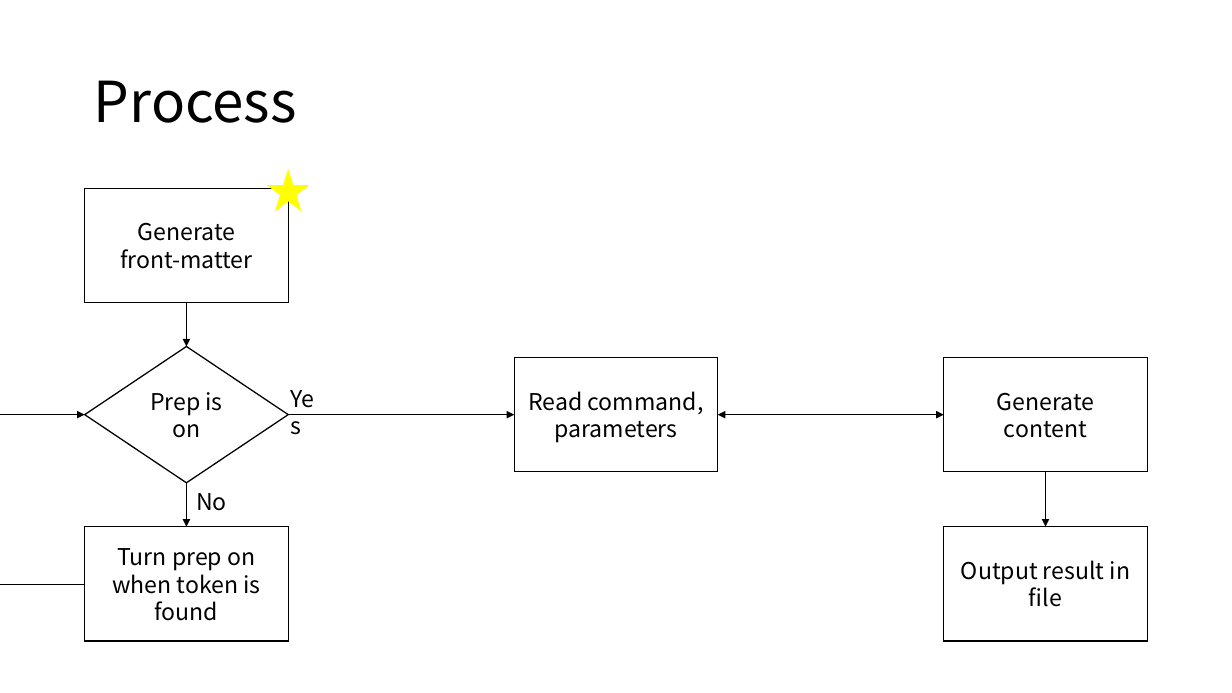
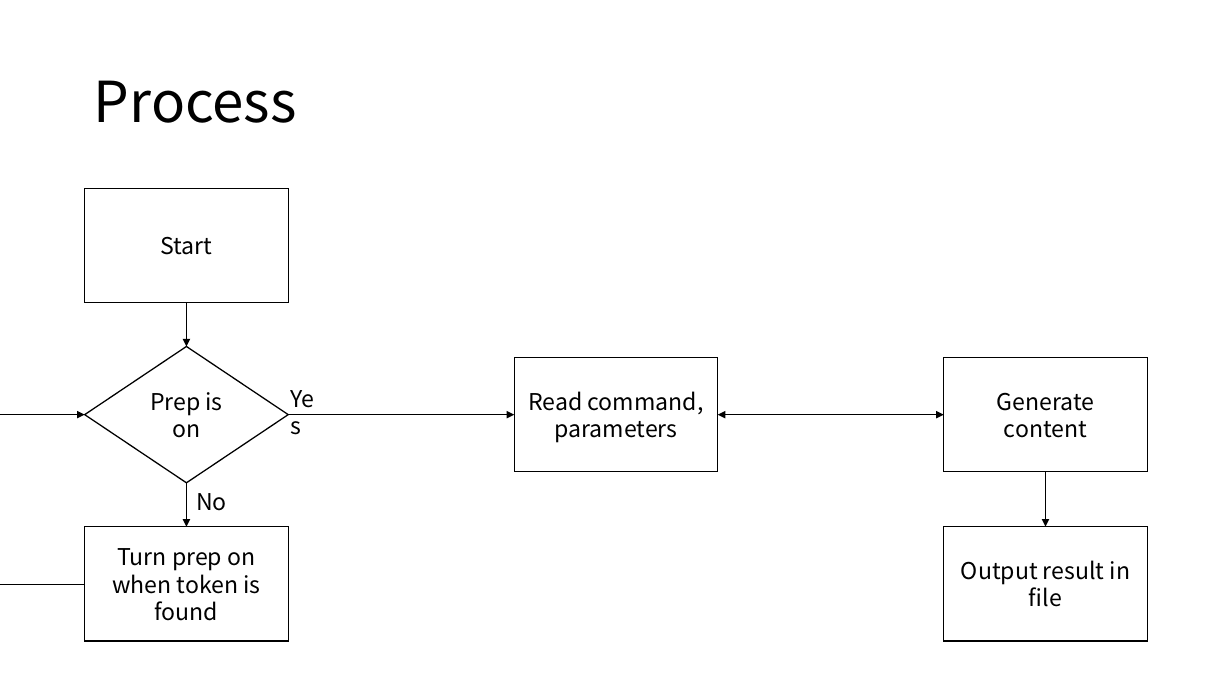
Before and after one commit to hatchling13/rmdprep, a slide deck: slide 11 of layout.pptx (slide 10 before the commit). Drawn at 1232x693 pixels with LibreOffice and Linux fonts; fonts in the diff are those of the drawing. Boxes give left, top, right and bottom in pixels: in the first picture for what was removed or moved away, otherwise in the second. Text is boxed around its words. In the diff, an @@ line names an element or a change of style, - is before the commit and + after.

```diff
--- a/layout.pptx
+++ b/layout.pptx
@@ star removed at (x1=269, y1=171, x2=308, y2=210) @@
@@ text in rectangle at (x1=160, y1=236, x2=212, y2=255): text changed @@
-Generate
-front-matter
+Start
```
Also in this commit, not shown: 1 other slide changed, 1 slide added, 3 other files.
